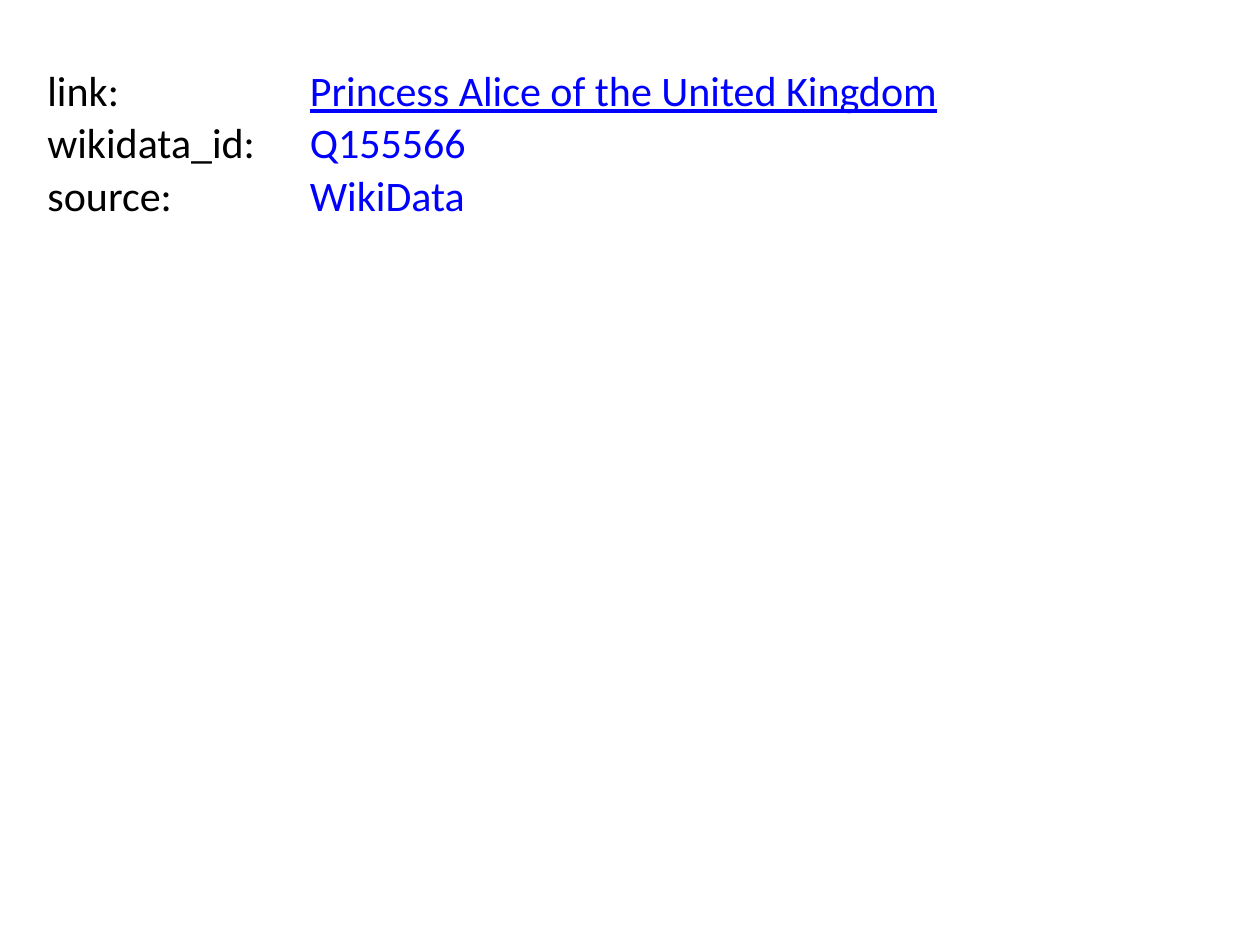
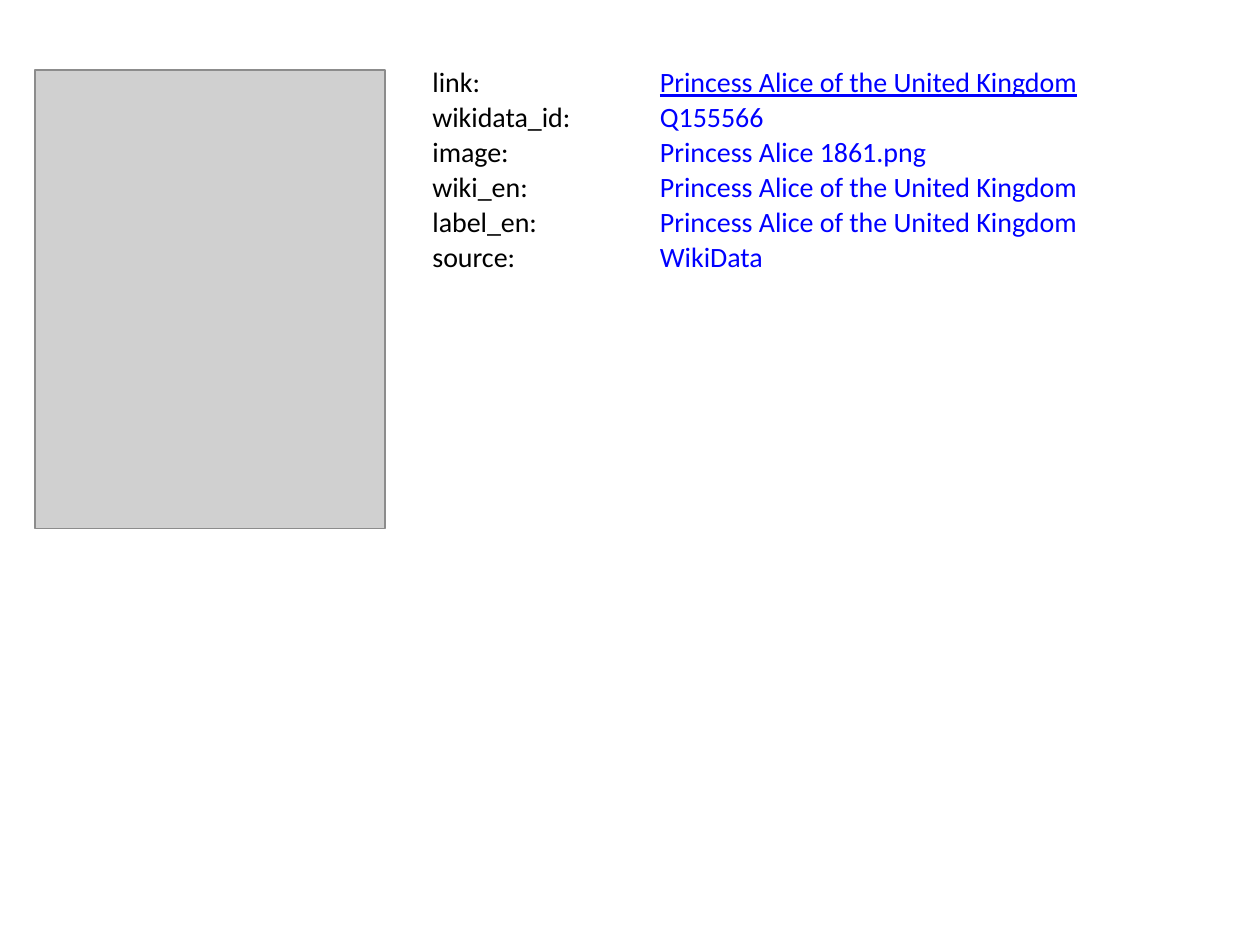
Before and after one commit to BITPlan/com.bitplan.simplegraph, a slide deck: slide 4 of QueenVictoria.pptx. Drawn at 1260x945 pixels with LibreOffice and Linux fonts; fonts in the diff are those of the drawing; grey boxes stand for pictures. Boxes give left, top, right and bottom in pixels: in the first picture for what was removed or moved away, otherwise in the second. Text is boxed around its words. In the diff, an @@ line names an element or a change of style, - is before the commit and + after.

```diff
--- a/QueenVictoria.pptx
+++ b/QueenVictoria.pptx
@@ text "link:": place and size @@
-text "link:" at box(47, 76, 119, 107)
+text "link:" at box(432, 72, 480, 92)
@@ text "Princess Alice of the United ...": place and size @@
-text "Princess Alice of the United ..." at box(310, 76, 937, 114)
+text "Princess Alice of the United ..." at box(660, 212, 1076, 237)
@@ picture added at box(35, 71, 386, 529) @@
@@ text "wikidata_id:": place and size @@
-text "wikidata_id:" at box(47, 128, 255, 164)
+text "wikidata_id:" at box(432, 107, 570, 131)
@@ text "Q155566": place and size @@
-text "Q155566" at box(310, 129, 466, 164)
+text "Q155566" at box(660, 108, 764, 131)
@@ text added at box(660, 72, 926, 167), 16 pt, text #0000FF @@
+Princess Alice 1861.png
@@ text added at box(820, 72, 1076, 97), 16 pt, text #0000FF @@
+Princess Alice of the United Kingdom
@@ text added at box(432, 142, 508, 167), 16 pt, text #000000 @@
+image:
@@ text added at box(432, 177, 537, 236), 16 pt, text #000000 @@
+wiki_en:
@@ text added at box(432, 177, 527, 201), 16 pt, text #000000 @@
+label_en:
@@ text added at box(660, 177, 1076, 202), 16 pt, text #0000FF @@
+Princess Alice of the United Kingdom
@@ size 24 to 16 pt in 6 elements at box(660, 212, 1076, 237), box(432, 72, 480, 92), box(660, 108, 764, 131), box(660, 247, 763, 268), box(432, 107, 570, 131), box(432, 253, 515, 268) @@
@@ text "source:": place and size @@
-text "source:" at box(47, 190, 171, 212)
+text "source:" at box(432, 253, 515, 268)
@@ text "WikiData": place and size @@
-text "WikiData" at box(310, 181, 465, 212)
+text "WikiData" at box(660, 247, 763, 268)
```
Also in this commit, not shown: 9 other slides changed, 7 other files.
